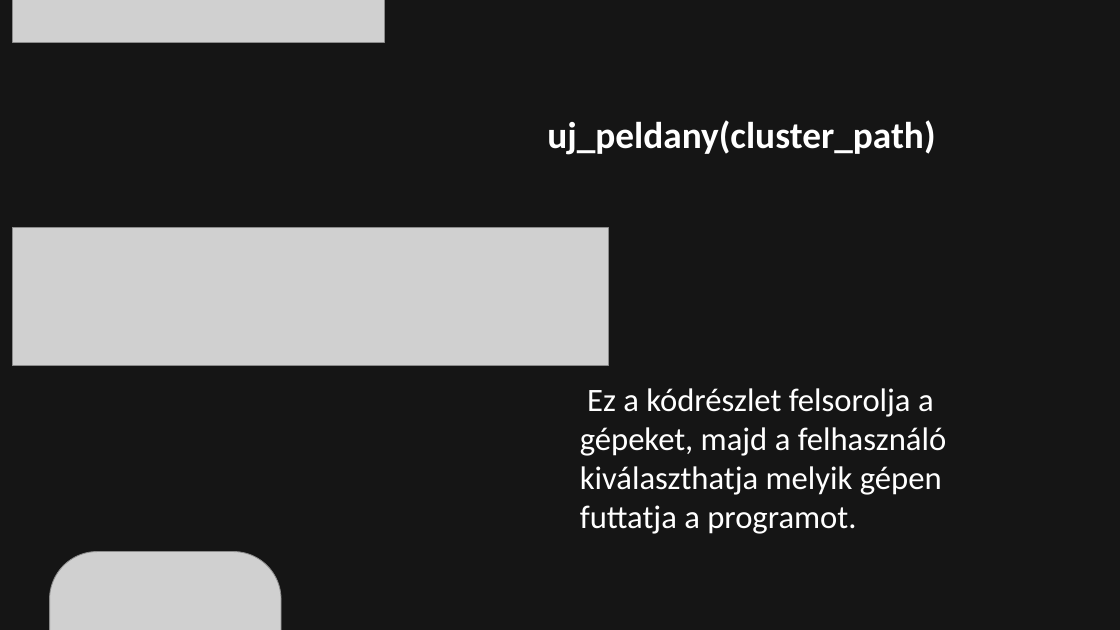
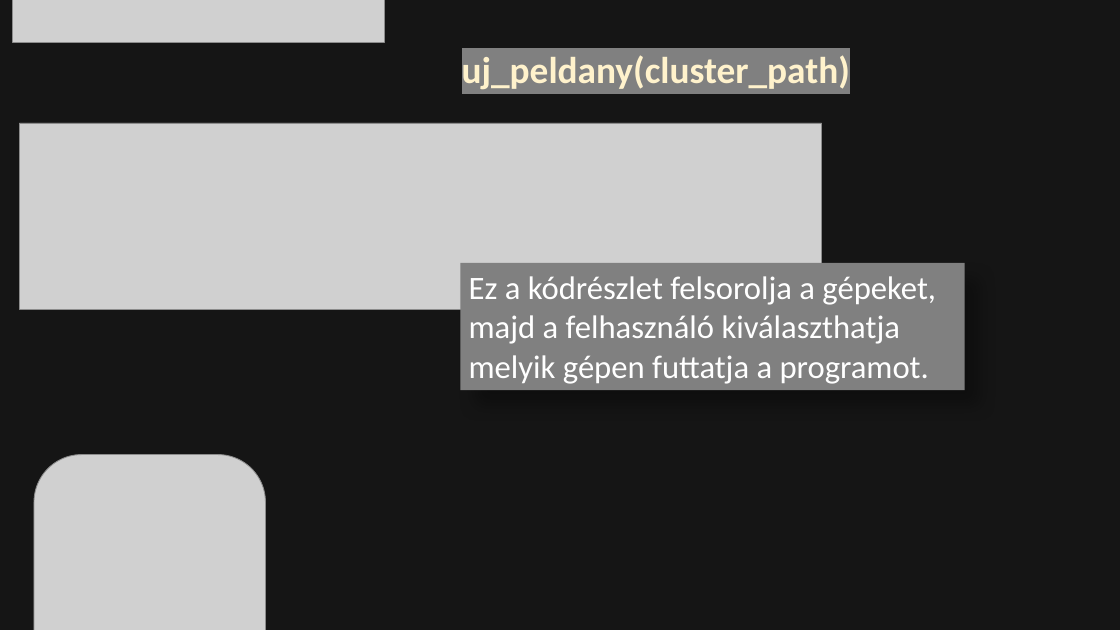
Before and after one commit to bankuti-gk/VBJCode, a slide deck: slide 5 of VBJCode.ppsx. Drawn at 1120x630 pixels with LibreOffice and Linux fonts; fonts in the diff are those of the drawing; grey boxes stand for pictures; background and template pictures are left out; a plain dark background stands for a picture behind light text. Boxes give left, top, right and bottom in pixels: in the first picture for what was removed or moved away, otherwise in the second. Text is boxed around its words. In the diff, an @@ line names an element or a change of style, - is before the commit and + after.

```diff
--- a/VBJCode.ppsx
+++ b/VBJCode.ppsx
@@ text "uj_peldany(cluster_path)" moved from (x1=547, y1=120, x2=935, y2=155) to (x1=462, y1=55, x2=850, y2=89) @@
@@ text "uj_peldany(cluster_path)" at (x1=462, y1=55, x2=850, y2=89): text colour #FFFFFF to #FFF2CC, highlight none to #808080 @@
@@ picture resized from (x1=13, y1=228, x2=608, y2=365) to (x1=19, y1=123, x2=822, y2=309) @@
@@ rectangle "Ez a kódrészlet felsorolja a ..." resized from (x1=580, y1=388, x2=946, y2=534) to (x1=460, y1=263, x2=965, y2=390) @@
@@ rectangle "Ez a kódrészlet felsorolja a ..." at (x1=460, y1=263, x2=965, y2=390): fill none to #808080; shadow on @@
@@ picture resized from (x1=50, y1=552, x2=281, y2=630) to (x1=34, y1=455, x2=266, y2=630) @@
```
Also in this commit, not shown: 10 other slides changed, 1 slide removed.
